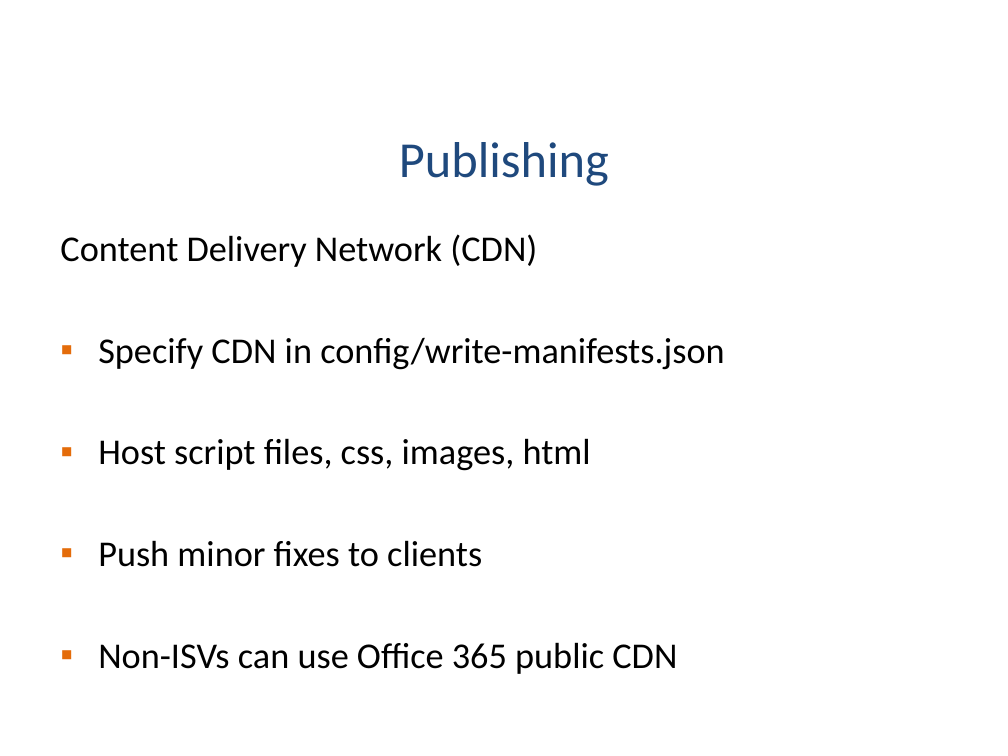
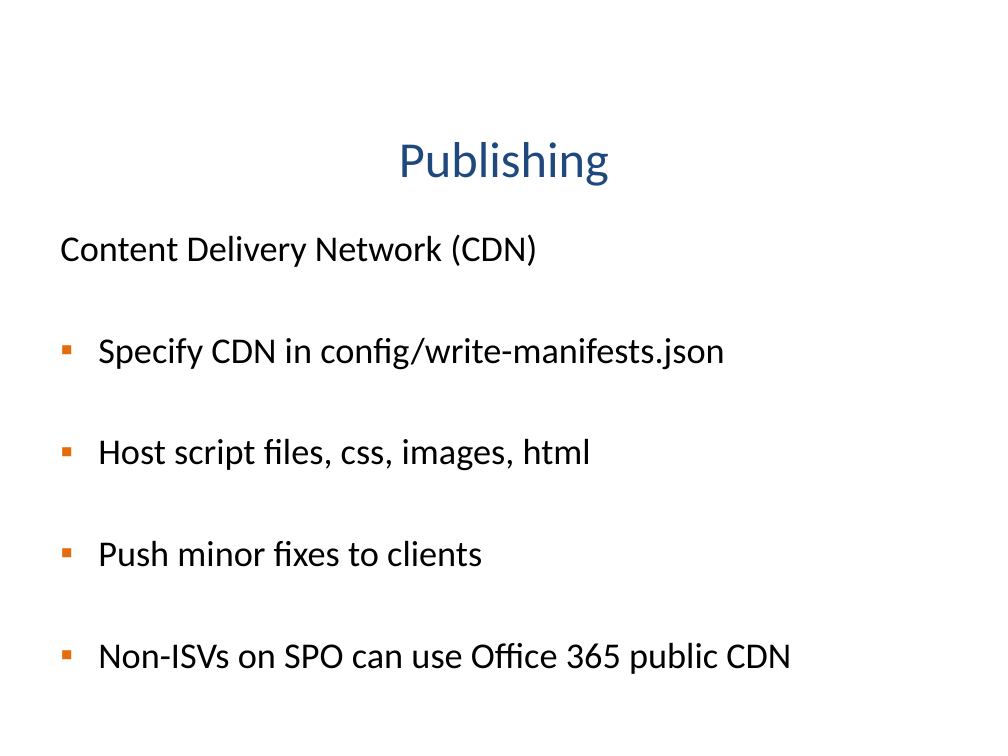
Before and after one commit to KWizCom/SPFxDemo, a slide deck: slide 25 of SPFx ISV Insight.pptx. Drawn at 1008x756 pixels with LibreOffice and Linux fonts; fonts in the diff are those of the drawing; background and template pictures are left out. Boxes give left, top, right and bottom in pixels: in the first picture for what was removed or moved away, otherwise in the second. Text is boxed around its words. In the diff, an @@ line names an element or a change of style, - is before the commit and + after.

```diff
--- a/SPFx ISV Insight.pptx
+++ b/SPFx ISV Insight.pptx
@@ text at box(98, 642, 791, 674): text changed @@
-▪ Non-ISVs can use Office 365 public CDN
+▪ Non-ISVs on SPO can use Office 365 public CDN
```
Also in this commit, not shown: 11 other slides changed.
